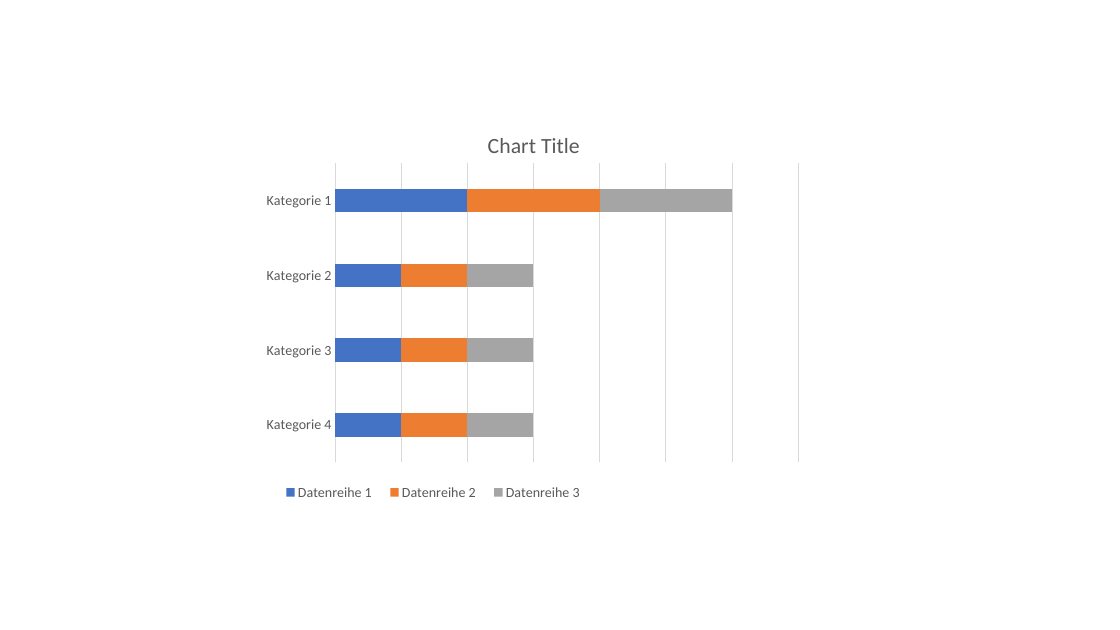
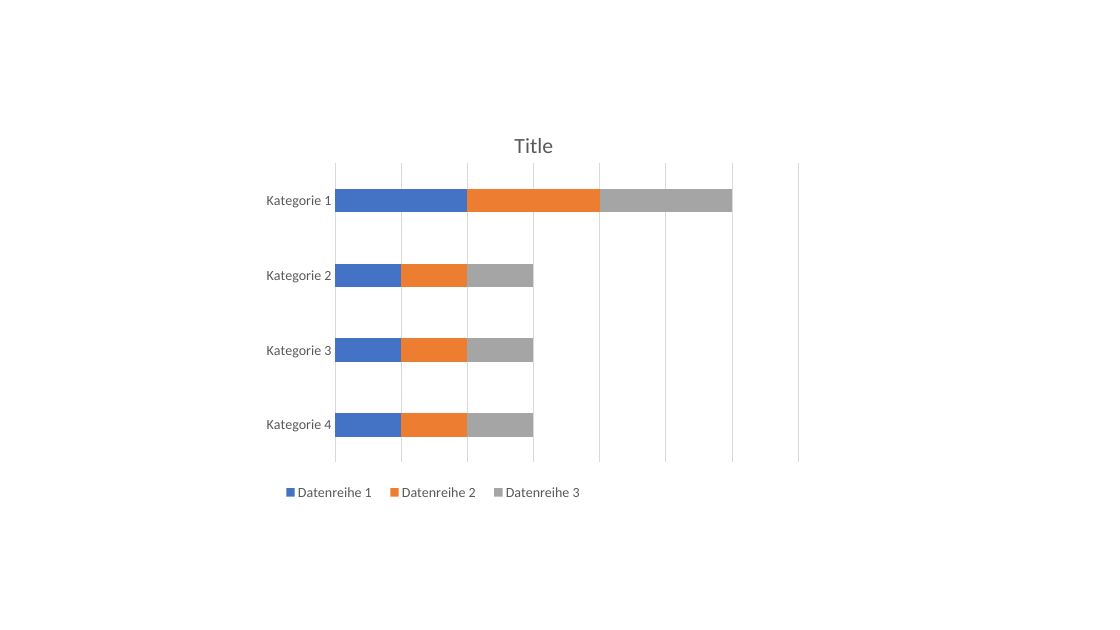
Before and after one commit to singerla/pptx-automizer, a slide deck: slide 1 of __tests__/pptx-templates/ChartBarsStacked.pptx. Drawn at 1120x630 pixels with LibreOffice and Linux fonts; fonts in the diff are those of the drawing. Boxes give left, top, right and bottom in pixels: in the first picture for what was removed or moved away, otherwise in the second. Text is boxed around its words. In the diff, an @@ line names an element or a change of style, - is before the commit and + after.

Commit message:
chore(test): edit chart title template

```diff
--- a/__tests__/pptx-templates/ChartBarsStacked.pptx
+++ b/__tests__/pptx-templates/ChartBarsStacked.pptx
@@ bar stacked chart at box(250, 113, 818, 552) @@
@@ title "Title " added @@
```
Also in this commit, not shown: 1 other file.
